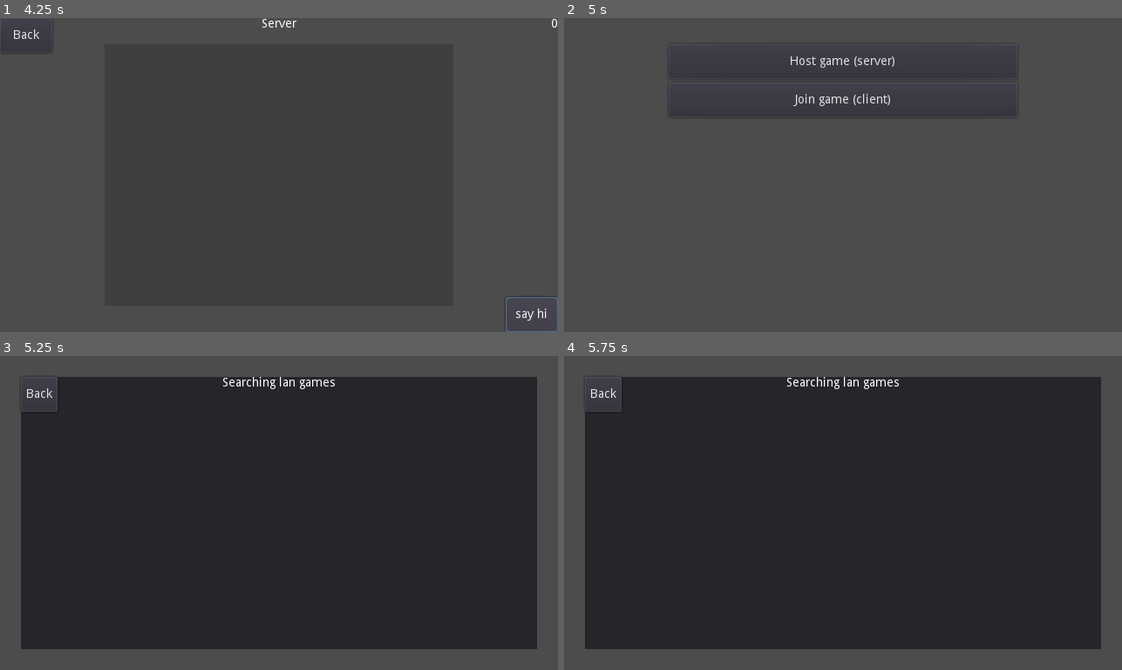
Above: before the commit, frames 1-4 (two rows, left to right).
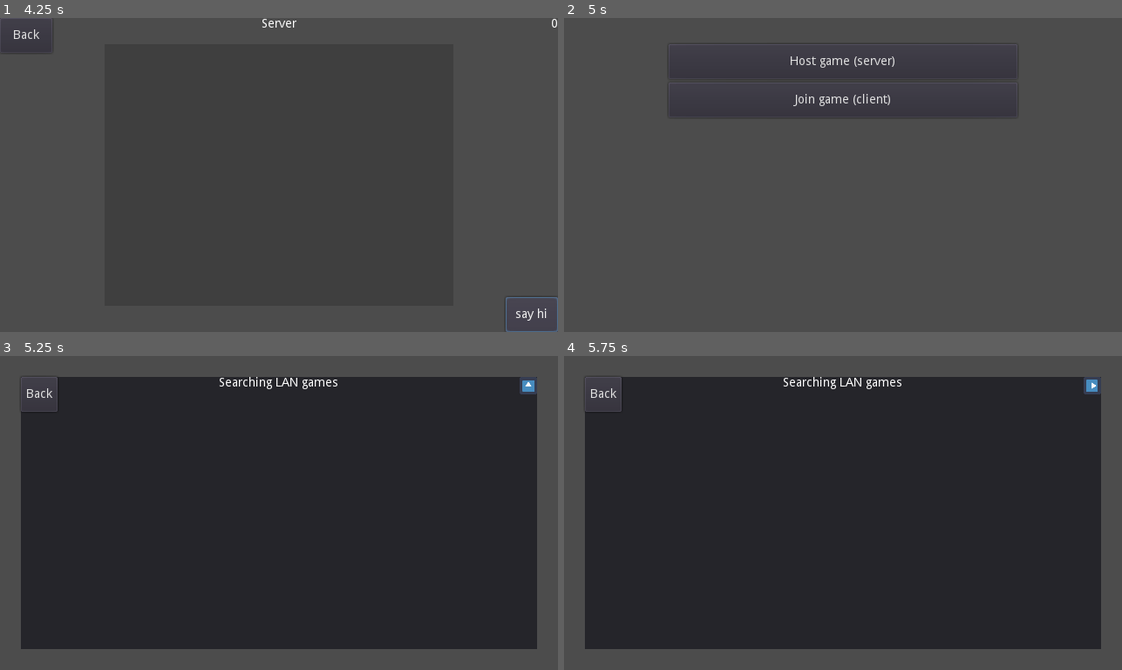
Above: after the commit, the same moments.

Repository: AlecAcosta/networking-tests
Game: Godot game, scene res://Main.tscn
Two runs of this game, one before a commit and one after it. Both use one fixed random seed, a clock stepped at 60 frames per second and the inputs below. The engine's default icon, where the game draws it, is replaced by a stand-in: a white triangle on a blue panel in a dark square.
Inputs:
- Up to frame 1 (4.25 s): tap Enter at 0.5 s; click "Host game (server)" at 1.25 s; click "say hi" at 2 s; click "say hi" at 2.75 s; click "say hi" at 3.5 s
- Up to frame 2 (5 s): click "Back" at 4.25 s
- Up to frame 3 (5.25 s): click "Join game (client)" at 5 s
- Up to frame 4 (5.75 s): no input

Frames 1-2 are identical in both runs. In frame 3, 0.5% of the frame differs, in the area x 39-97%, y 6-13%; in frame 4, 0.5%.

Commit message:
server names are displayed correctly

Diff:
--- a/ServerBrowser.gd
+++ b/ServerBrowser.gd
@@ -5,7 +5,7 @@
 
 onready var ServerListener:= $"ServerListener"
 onready var ServerList:= $"ServerList"
-
+onready var BusyImage:= $"BusyImage"
 
 
 func _on_ServerListener_new_server(server_info):
@@ -14,8 +14,6 @@
 
 	server.ip_address = str(server_info.ip)
 	server.info = server_info.name
-
-	print("added server")
 
 
 func _on_ServerListener_remove_server(ip):
@@ -28,3 +26,7 @@
 
 func _on_BtnBack_pressed():
 	queue_free()
+
+
+func _on_Timer_timeout():
+	BusyImage.rect_rotation = BusyImage.rect_rotation + 45
--- a/ServerBrowser.tscn
+++ b/ServerBrowser.tscn
@@ -1,7 +1,8 @@
-[gd_scene load_steps=3 format=2]
+[gd_scene load_steps=4 format=2]
 
 [ext_resource path="res://ServerBrowser.gd" type="Script" id=1]
 [ext_resource path="res://ServerListener.tscn" type="PackedScene" id=2]
+[ext_resource path="res://icon.png" type="Texture" id=3]
 
 [node name="ServerBrowser" type="Panel"]
 anchor_right = 1.0
@@ -15,7 +16,7 @@
 [node name="Label" type="Label" parent="."]
 anchor_right = 1.0
 margin_bottom = 14.0
-text = "Searching lan games"
+text = "Searching LAN games"
 align = 1
 valign = 1
 
@@ -34,6 +35,20 @@
 margin_bottom = 40.0
 text = "Back"
 
+[node name="BusyImage" type="TextureRect" parent="."]
+anchor_left = 1.0
+anchor_right = 1.0
+margin_left = -20.0
+margin_bottom = 20.0
+rect_pivot_offset = Vector2( 10, 10 )
+texture = ExtResource( 3 )
+expand = true
+
+[node name="Timer" type="Timer" parent="BusyImage"]
+wait_time = 0.25
+autostart = true
+
 [connection signal="new_server" from="ServerListener" to="." method="_on_ServerListener_new_server"]
 [connection signal="remove_server" from="ServerListener" to="." method="_on_ServerListener_remove_server"]
 [connection signal="pressed" from="BtnBack" to="." method="_on_BtnBack_pressed"]
+[connection signal="timeout" from="BusyImage/Timer" to="." method="_on_Timer_timeout"]
--- a/ServerListener.gd
+++ b/ServerListener.gd
@@ -25,11 +25,11 @@
 	else:
 		print("GameServer LAN service: Listening on port: " + str(listen_port))
 
-func _process(delta):
+func _physics_process(delta):
 	if socket_udp.get_available_packet_count() > 0:
+		var array_bytes = socket_udp.get_packet()
 		var server_ip = socket_udp.get_packet_ip()
 		var server_port = socket_udp.get_packet_port()
-		var array_bytes = socket_udp.get_packet()
 
 		if server_ip != '' and server_port > 0:
 			if not known_servers.has(server_ip):
@@ -40,6 +40,7 @@
 				known_servers[server_ip] = gameInfo
 				emit_signal("new_server", gameInfo)
 				print(socket_udp.get_packet_ip())
+				print(known_servers)
 			else:
 				var gameInfo = known_servers[server_ip]
 				gameInfo.lastSeen = OS.get_unix_time()
